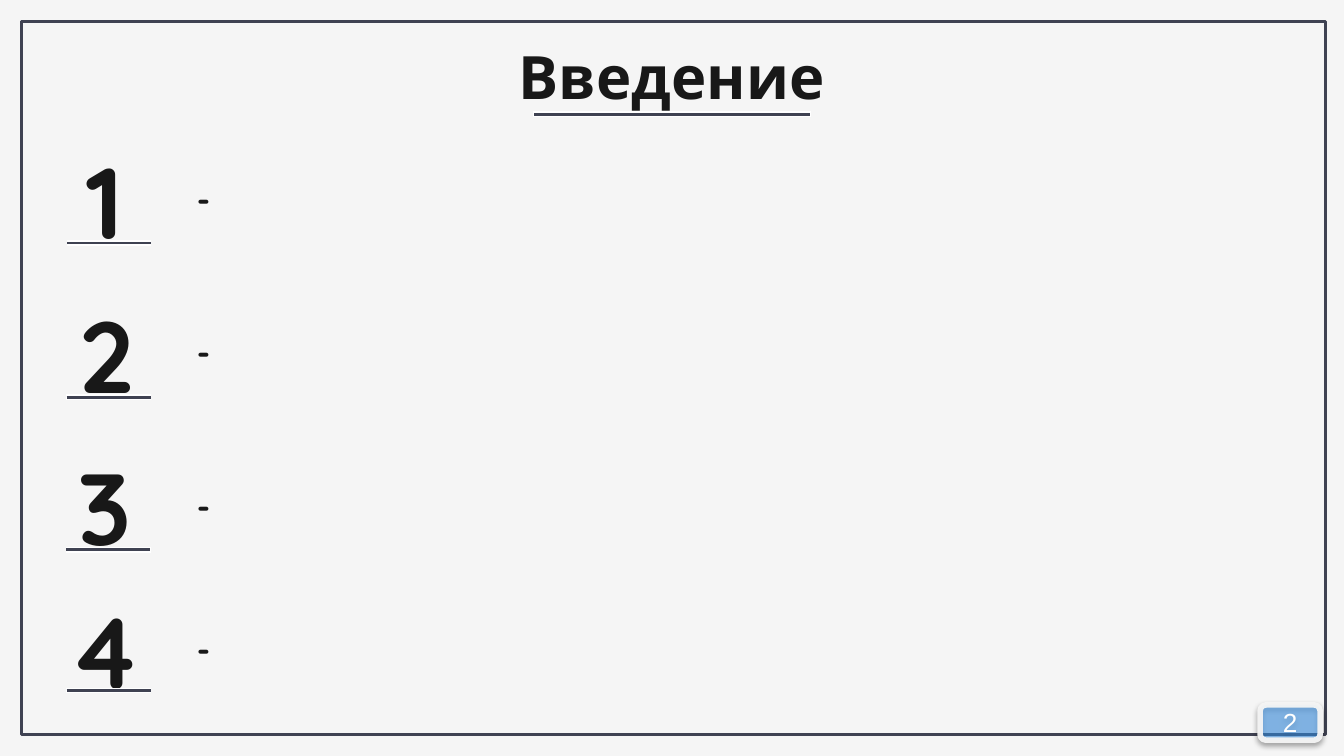
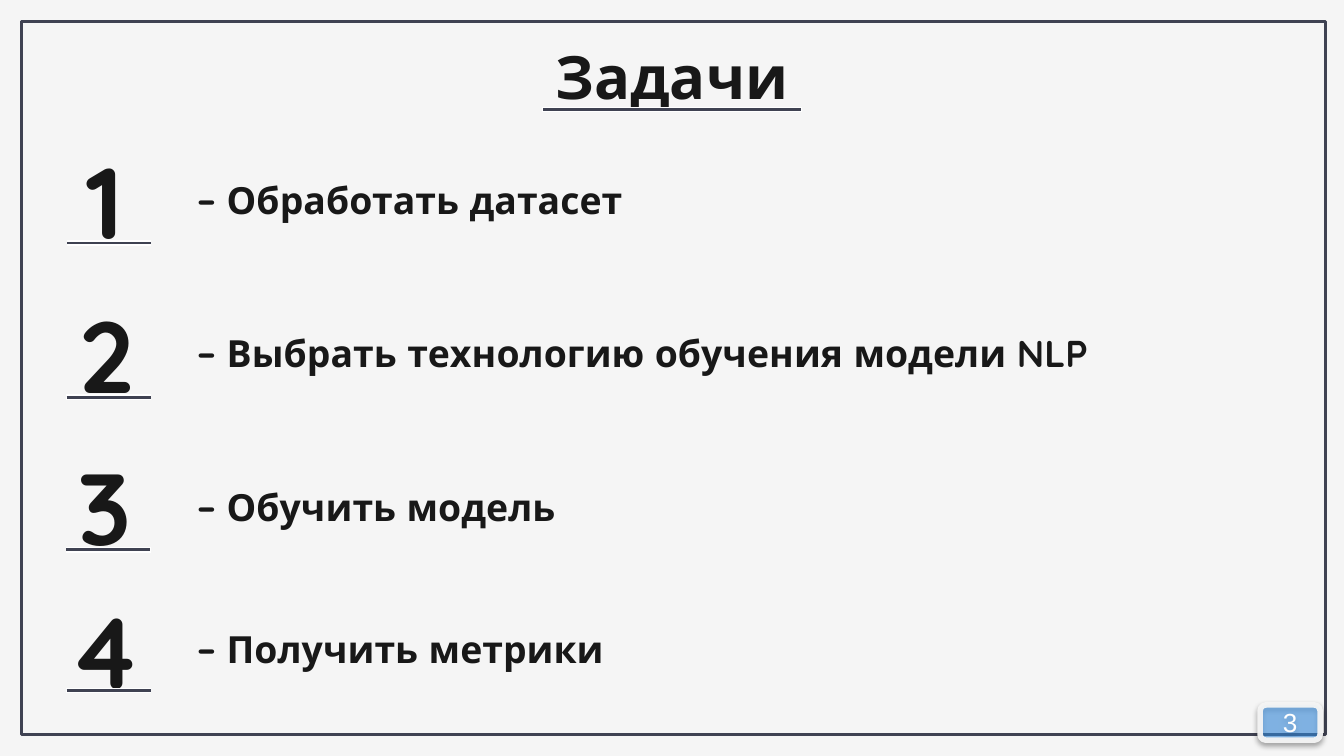
Before and after one commit to ryzhovsr/Hackathon, a slide deck: slide 3 of Снегири. Презентация.pptx (slide 2 before the commit). Drawn at 1344x756 pixels with LibreOffice and Linux fonts; fonts in the diff are those of the drawing; background and template pictures are left out. Boxes give left, top, right and bottom in pixels: in the first picture for what was removed or moved away, otherwise in the second. Text is boxed around its words. In the diff, an @@ line names an element or a change of style, - is before the commit and + after.

```diff
--- a/Снегири. Презентация.pptx
+++ b/Снегири. Презентация.pptx
@@ text at [556, 55, 789, 111]: text changed @@
-Введение
+Задачи
@@ line moved from (534, 114) - (810, 114) to (542, 110) - (802, 110) @@
@@ line moved from (534, 114) - (809, 114) to (543, 110) - (801, 110) @@
@@ text at [227, 185, 623, 223]: text changed; size 18 to 20 pt @@
--
+– Обработать датасет
@@ title at [227, 338, 1088, 376]: text changed; size 18 to 20 pt @@
--
+– Выбрать технологию обучения модели NLP
@@ text at [227, 492, 556, 530]: text changed; size 18 to 20 pt @@
--
+– Обучить модель
@@ text at [227, 636, 604, 672]: text changed; size 18 to 20 pt @@
--
+– Получить метрики
@@ page number at [1283, 714, 1298, 738]: text changed @@
-2
+3
```
Also in this commit, not shown: 1 other slide changed, 2 slides added, 2 slides removed.
